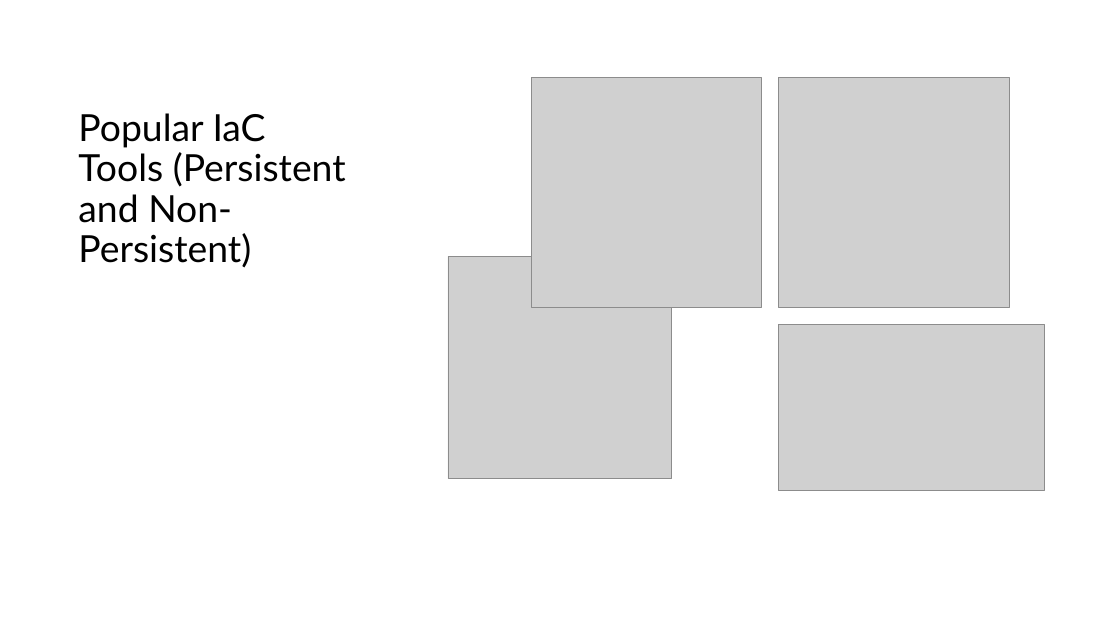
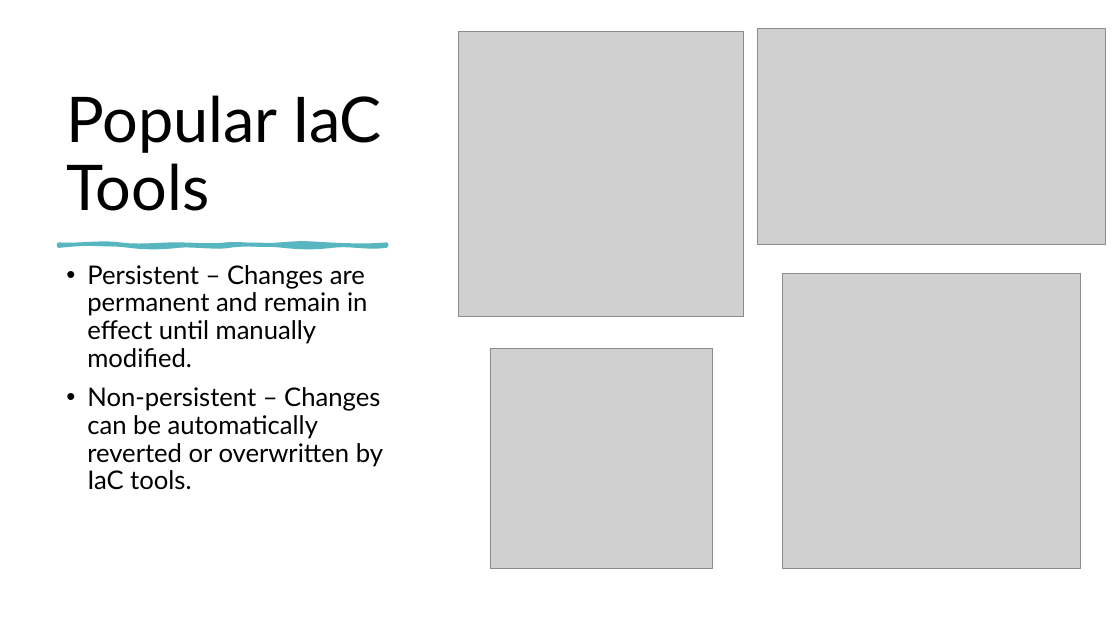
Before and after one commit to seanherbert105/DevSecOps-Course, a slide deck: slide 8 of presentation/DevSecOps Course.pptx. Drawn at 1120x630 pixels with LibreOffice and Linux fonts; fonts in the diff are those of the drawing; grey boxes stand for pictures. Boxes give left, top, right and bottom in pixels: in the first picture for what was removed or moved away, otherwise in the second. Text is boxed around its words. In the diff, an @@ line names an element or a change of style, - is before the commit and + after.

```diff
--- a/presentation/DevSecOps Course.pptx
+++ b/presentation/DevSecOps Course.pptx
@@ picture: place and size @@
-picture at bbox=[778, 324, 1044, 490]
+picture at bbox=[758, 29, 1106, 245]
@@ title "Popular IaC Tools" at bbox=[66, 95, 382, 211]: vertical alignment top to bottom @@
@@ picture: place and size @@
-picture at bbox=[532, 77, 761, 307]
+picture at bbox=[459, 32, 744, 317]
@@ title at bbox=[66, 95, 382, 211]: text changed; size 32 to 54 pt @@
-Popular IaC Tools (Persistent and Non-Persistent)
+Popular IaC Tools
@@ freeform shape added at bbox=[59, 245, 386, 246], fill #58B6C0, outline #58B6C0 3.25 pt @@
@@ text added at bbox=[87, 265, 383, 490], 22 pt, text #000000 @@
+• Persistent – Changes are permanent and remain in effect until manually modified.
+• Non-persistent – Changes can be automatically reverted or overwritten by IaC tools.
@@ picture: place and size @@
-picture at bbox=[779, 77, 1010, 307]
+picture at bbox=[783, 273, 1081, 569]
@@ picture: place and size @@
-picture at bbox=[448, 256, 672, 479]
+picture at bbox=[490, 349, 712, 569]
```
Also in this commit, not shown: 11 other slides changed, 2 slides added, 5 slides removed.
